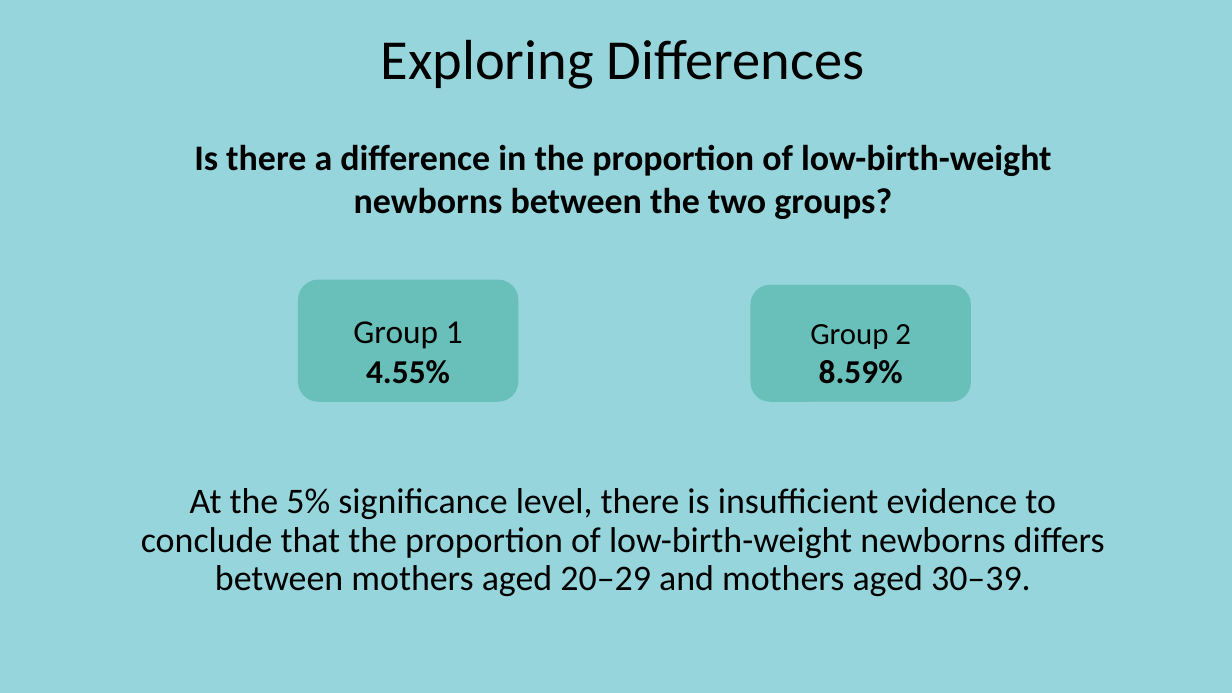
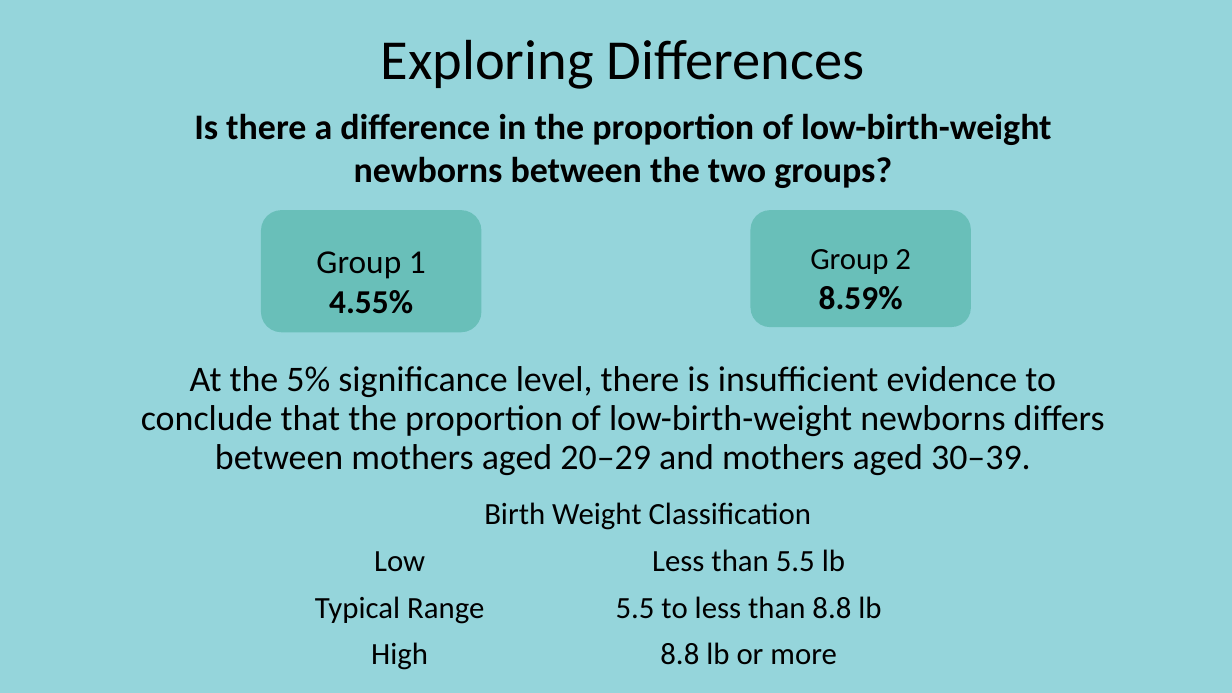
Before and after one commit to zhenzhebao/north-carolina-births-statistical-analysis, a slide deck: slide 10 of North Carolina Birth Data Analysis.pptx. Drawn at 1232x693 pixels with LibreOffice and Linux fonts; fonts in the diff are those of the drawing. Boxes give left, top, right and bottom in pixels: in the first picture for what was removed or moved away, otherwise in the second. Text is boxed around its words. In the diff, an @@ line names an element or a change of style, - is before the commit and + after.

```diff
--- a/North Carolina Birth Data Analysis.pptx
+++ b/North Carolina Birth Data Analysis.pptx
@@ text "Is there a difference in ...": place and size @@
-text "Is there a difference in ..." at box(194, 144, 1052, 219)
+text "Is there a difference in ..." at box(194, 113, 1052, 188)
@@ rounded rectangle "Group 1": place and size @@
-rounded rectangle "Group 1" at box(298, 280, 518, 402)
+rounded rectangle "Group 1" at box(261, 210, 482, 332)
@@ rounded rectangle "Group 2": place and size @@
-rounded rectangle "Group 2" at box(750, 285, 971, 402)
+rounded rectangle "Group 2" at box(750, 210, 971, 327)
@@ text "At the 5% significance level, ...": place and size @@
-text "At the 5% significance level, ..." at box(141, 488, 1105, 596)
+text "At the 5% significance level, ..." at box(141, 366, 1105, 475)
@@ text added at box(484, 502, 811, 530), 24 pt, text #000000 @@
+Birth Weight Classification
@@ table added at box(299, 538, 997, 677), 3 rows, 2 columns @@
+Low | Less than 5.5 lb
+Typical Range | 5.5 to less than 8.8 lb
+High | 8.8 lb or more
```
Also in this commit, not shown: 3 other slides changed.
